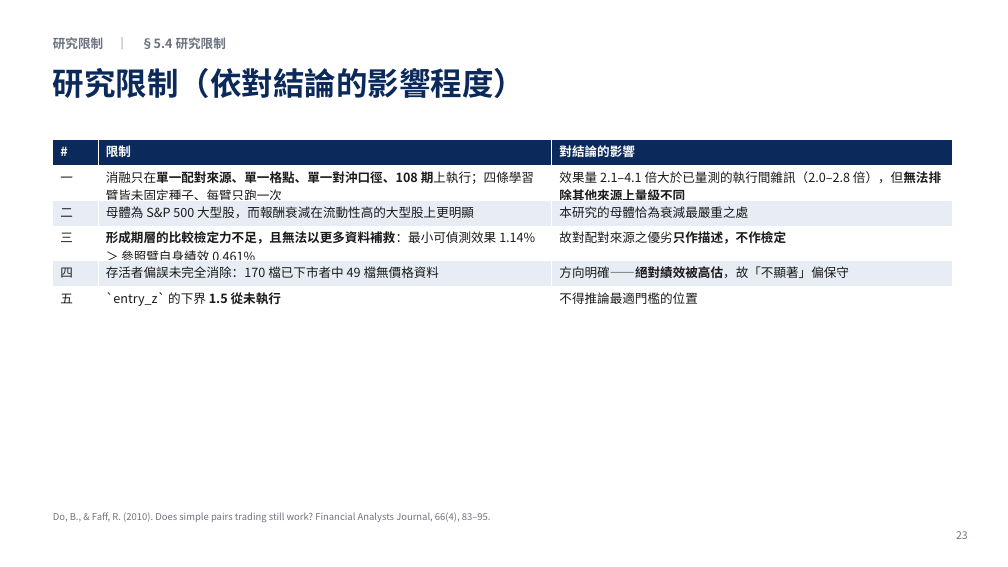
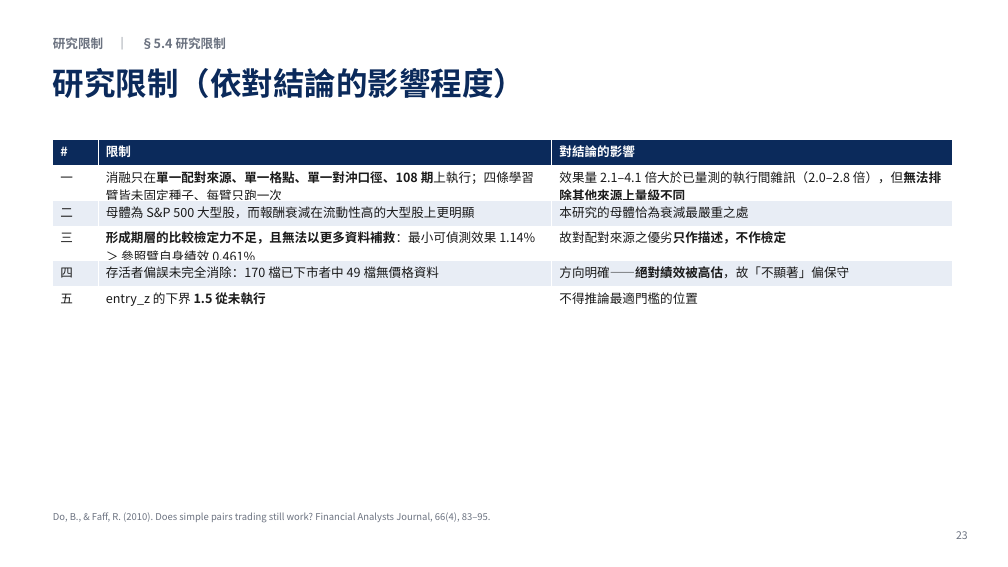
Before and after one commit to LerajieAsta/pairtrade_trainingproject, a slide deck: slide 23 of thesis/1150922.pptx. Drawn at 1008x567 pixels with LibreOffice and Linux fonts; fonts in the diff are those of the drawing. Boxes give left, top, right and bottom in pixels: in the first picture for what was removed or moved away, otherwise in the second. Text is boxed around its words. In the diff, an @@ line names an element or a change of style, - is before the commit and + after.

```diff
--- a/thesis/1150922.pptx
+++ b/thesis/1150922.pptx
@@ table at bbox=[53, 140, 953, 312] @@
-row 6, column 2: `entry_z` 的下界 1.5 從未執行
+row 6, column 2: entry_z 的下界 1.5 從未執行
```
Also in this commit, not shown: 2 other slides changed, 5 other files.
